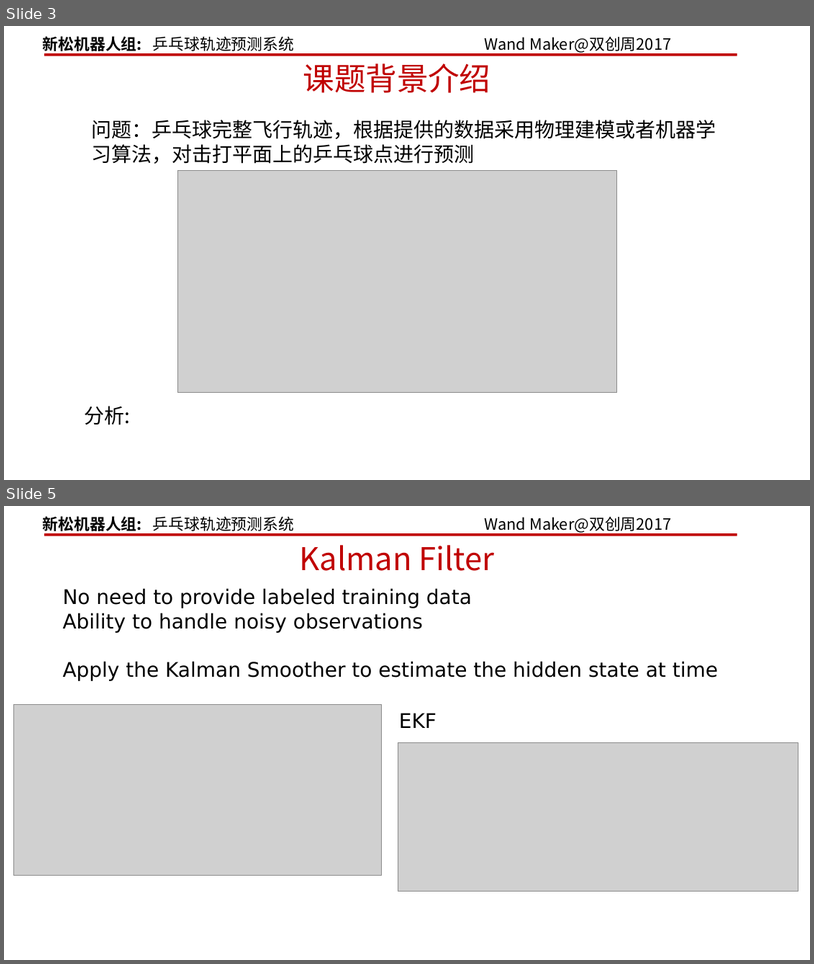
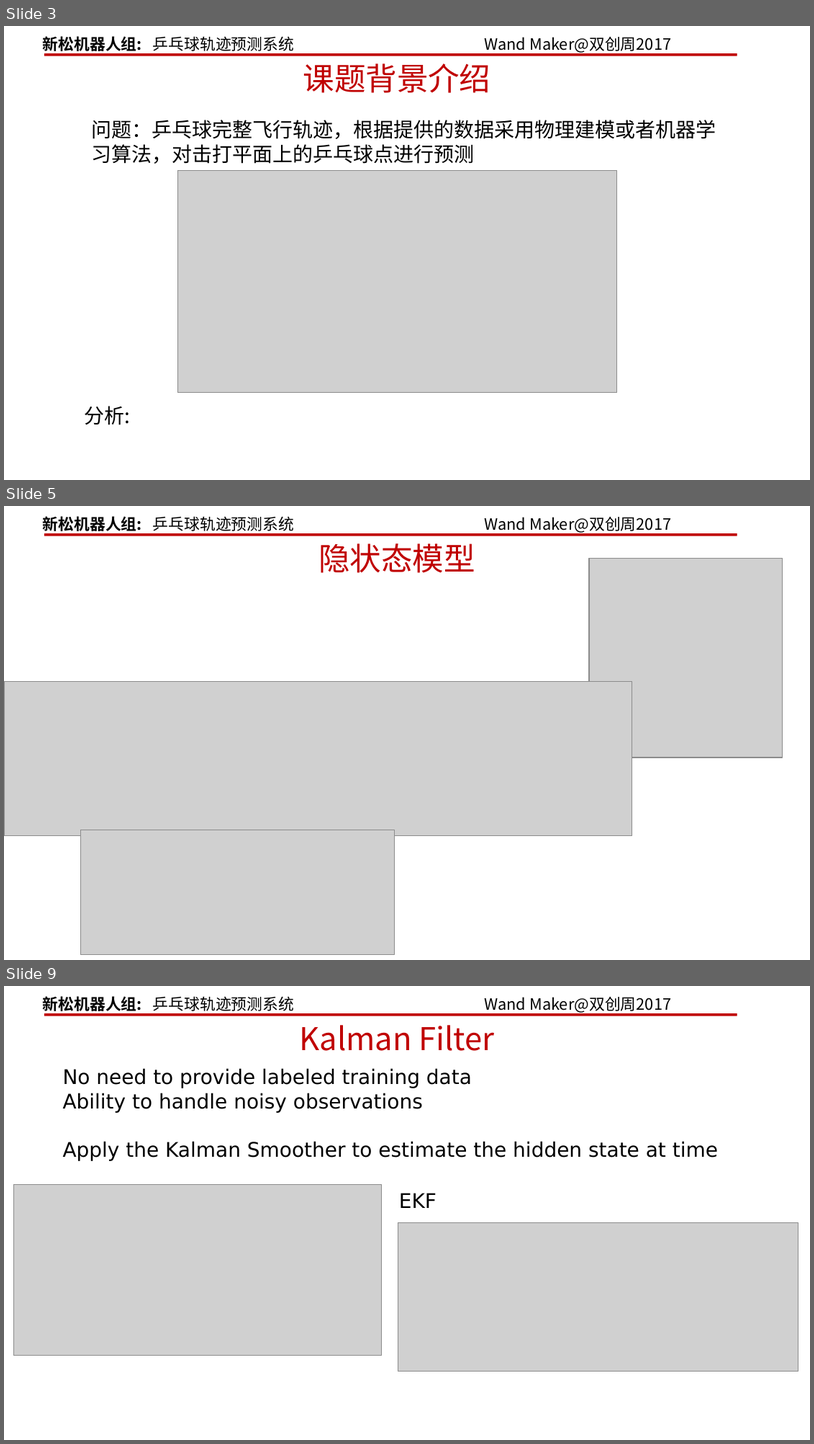
Before and after one commit to elviswf/pingpongBot, a slide deck: docs/wandmaker_新松机器人.pptx. Shown one above the other, each under a label of ours: slides 3 and 5 before the commit, slides 3, 5 and 9 after it; the slides between them are not shown. The pictures are 814x964 and 814x1444 pixels, drawn with LibreOffice and Linux fonts; fonts in the diff are those of the drawing; grey boxes stand for pictures. Boxes give left, top, right and bottom in pixels: in the first picture for what was removed or moved away, otherwise in the second. Text is boxed around its words. In the diff, an @@ line names an element or a change of style, - is before the commit and + after.

```diff
--- a/docs/wandmaker_新松机器人.pptx
+++ b/docs/wandmaker_新松机器人.pptx
@@ slide 5 added at (4, 506, 810, 960), background #FFFFFF; not listed: 2 template elements that a slide beside it also shows @@
@@ title added at (319, 543, 476, 573), 28 pt, text #C00000 @@
+隐状态模型
@@ picture added at (589, 559, 783, 757) @@
@@ picture added at (4, 681, 632, 835) @@
@@ picture added at (80, 830, 395, 955) @@
@@ what was slide 5 is now slide 9 @@
```
Also in this commit, not shown: 1 slide changed, 3 other slides added, 4 other files.
